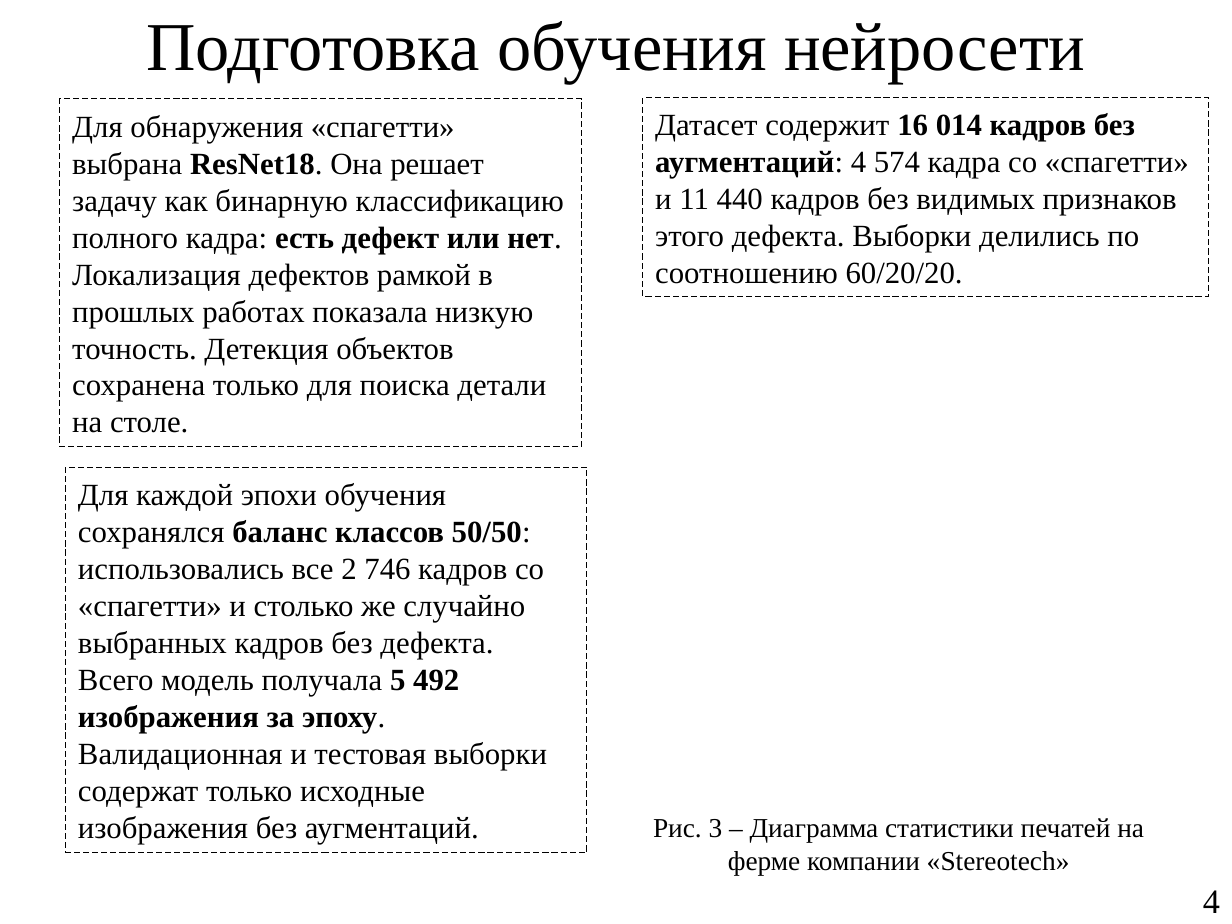
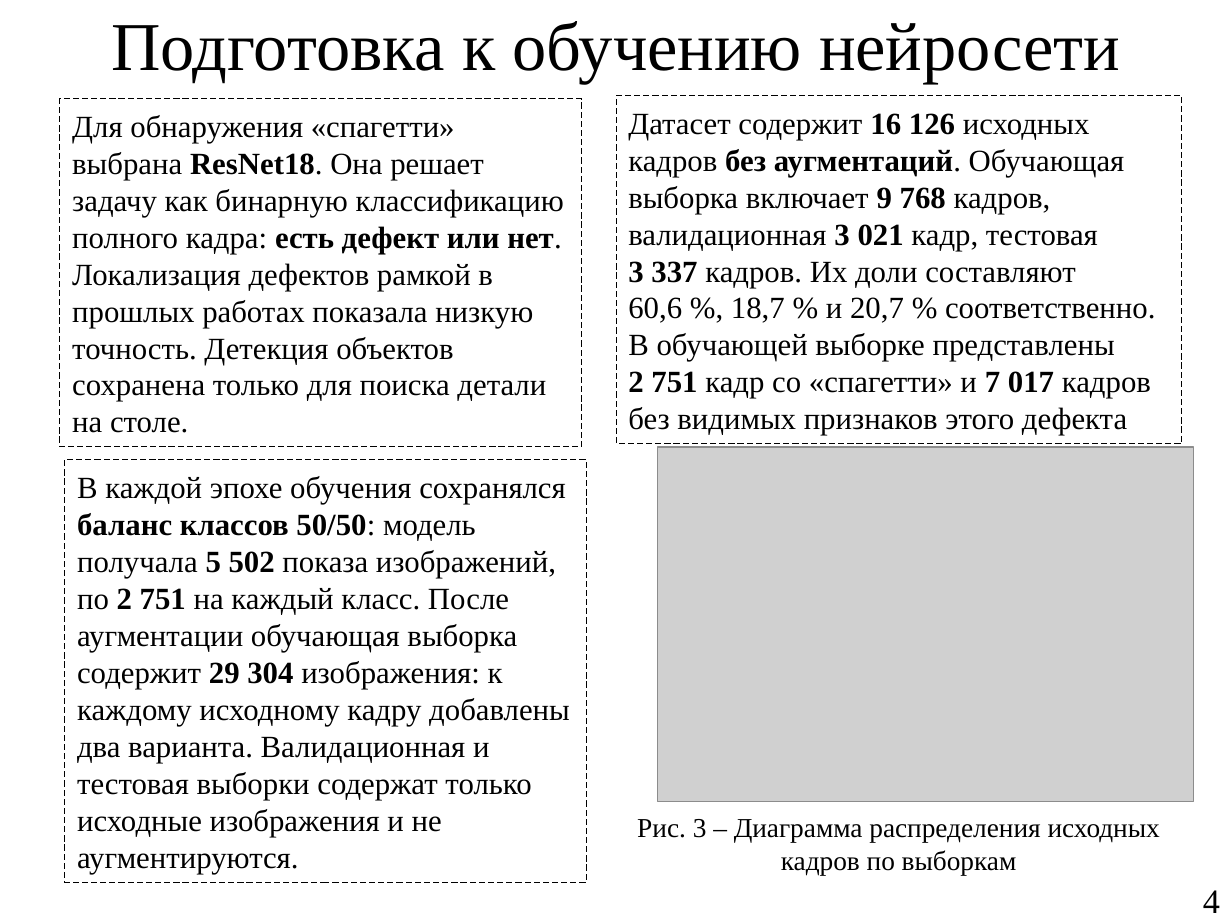
Before and after one commit to Yawllen/Nir2, a slide deck: slide 4 of presentation/NIR2_slide01_v2.pptx. Drawn at 1232x924 pixels with LibreOffice and Linux fonts; fonts in the diff are those of the drawing; grey boxes stand for pictures. Boxes give left, top, right and bottom in pixels: in the first picture for what was removed or moved away, otherwise in the second. Text is boxed around its words. In the diff, an @@ line names an element or a change of style, - is before the commit and + after.

```diff
--- a/presentation/NIR2_slide01_v2.pptx
+++ b/presentation/NIR2_slide01_v2.pptx
@@ title at bbox=[111, 21, 1120, 83]: text changed @@
-Подготовка обучения нейросети
+Подготовка к обучению нейросети
@@ rectangle "Датасет содержит 16 126 исходных ...": place and size @@
-rectangle "Датасет содержит 16 126 исходных ..." at bbox=[643, 97, 1209, 297]
+rectangle "Датасет содержит 16 126 исходных ..." at bbox=[616, 96, 1181, 445]
@@ text in rectangle at bbox=[628, 113, 1155, 435]: text changed @@
-Датасет содержит 16 014 кадров без аугментаций: 4 574 кадра со «спагетти» и 11 440 кадров без видимых признаков этого дефекта. Выборки делились по соотношению 60/20/20.
+Датасет содержит 16 126 исходных кадров без аугментаций. Обучающая выборка включает 9 768 кадров, валидационная 3 021 кадр, тестовая 3 337 кадров. Их доли составляют 60,6 %, 18,7 % и 20,7 % соответственно. В обучающей выборке представлены 2 751 кадр со «спагетти» и 7 017 кадров без видимых признаков этого дефекта
@@ picture added at bbox=[658, 447, 1194, 802] @@
@@ rectangle "В каждой эпохе обучения сохранялся ...": place and size @@
-rectangle "В каждой эпохе обучения сохранялся ..." at bbox=[65, 467, 586, 853]
+rectangle "В каждой эпохе обучения сохранялся ..." at bbox=[65, 460, 586, 882]
@@ text in rectangle at bbox=[77, 476, 570, 874]: text changed @@
-Для каждой эпохи обучения сохранялся баланс классов 50/50: использовались все 2 746 кадров со «спагетти» и столько же случайно выбранных кадров без дефекта. Всего модель получала 5 492 изображения за эпоху. Валидационная и тестовая выборки содержат только исходные изображения без аугментаций.
+В каждой эпохе обучения сохранялся баланс классов 50/50: модель получала 5 502 показа изображений, по 2 751 на каждый класс. После аугментации обучающая выборка содержит 29 304 изображения: к каждому исходному кадру добавлены два варианта. Валидационная и тестовая выборки содержат только исходные изображения и не аугментируются.
@@ text at bbox=[637, 819, 1160, 875]: text changed @@
-Рис. 3 – Диаграмма статистики печатей на ферме компании «Stereotech»
+Рис. 3 – Диаграмма распределения исходных кадров по выборкам
```
Also in this commit, not shown: 1 other slide changed.
